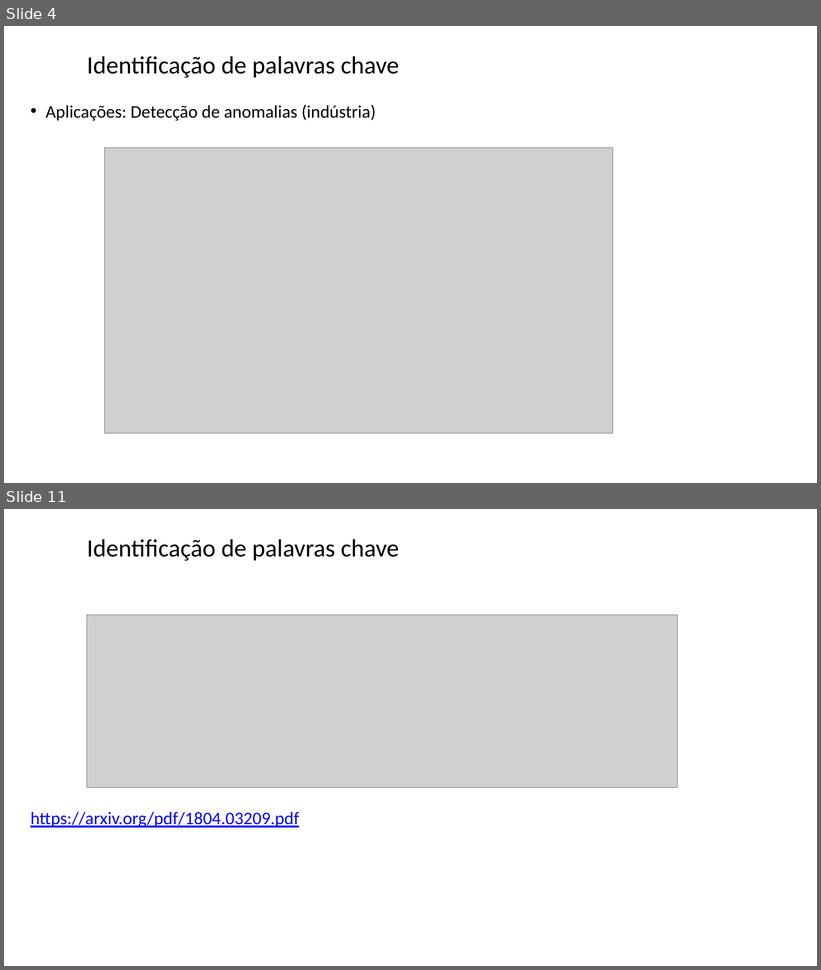
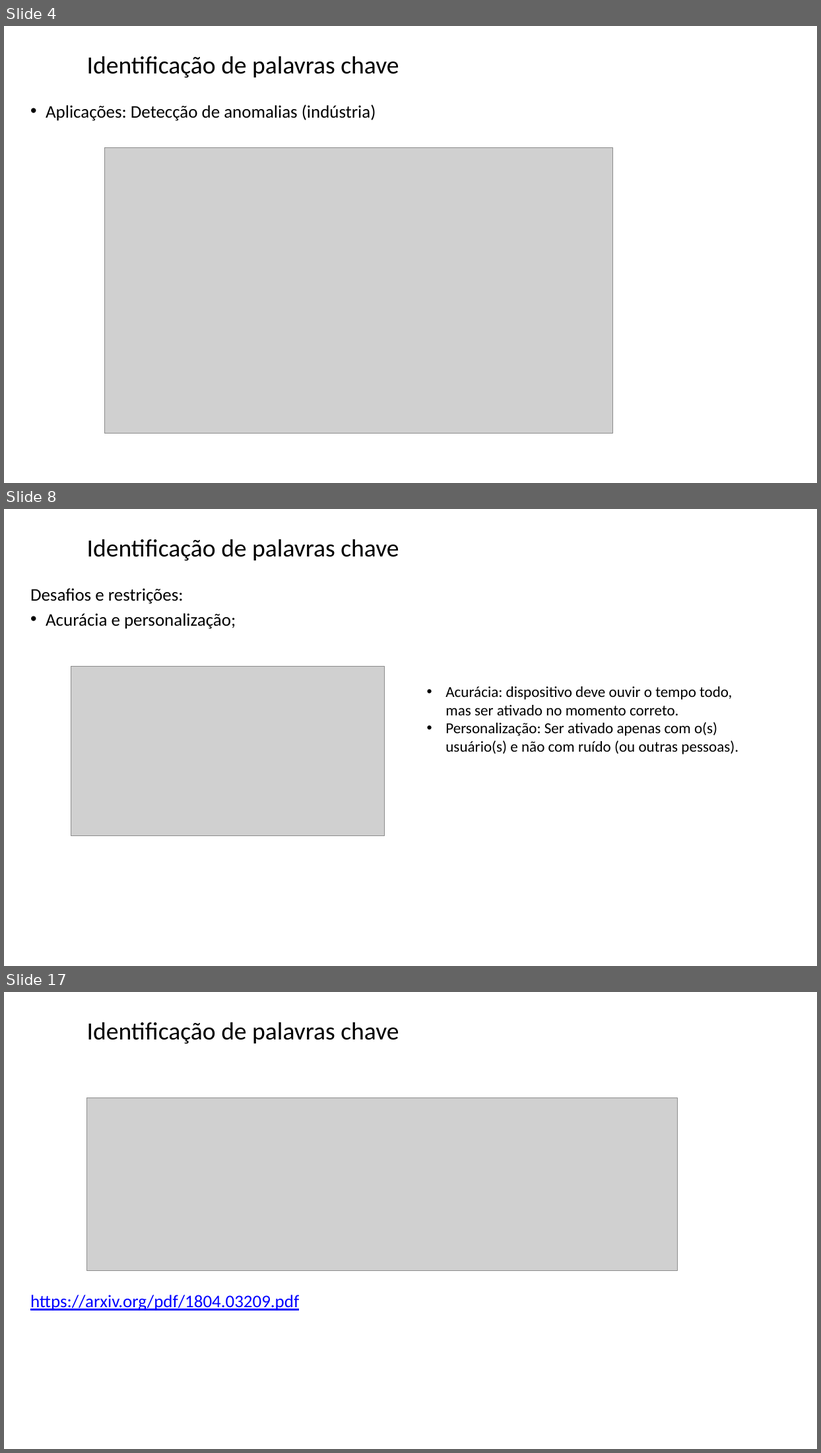
Before and after one commit to zz4fap/tp557-iot-ml, a slide deck: slides/TP557_17_identificação_palavras_chave.pptx. Shown one above the other, each under a label of ours: slides 4 and 11 before the commit, slides 4, 8 and 17 after it; the slides between them are not shown. The pictures are 821x970 and 821x1453 pixels, drawn with LibreOffice and Linux fonts; fonts in the diff are those of the drawing; grey boxes stand for pictures; background and template pictures are left out. Boxes give left, top, right and bottom in pixels: in the first picture for what was removed or moved away, otherwise in the second. Text is boxed around its words. In the diff, an @@ line names an element or a change of style, - is before the commit and + after.

```diff
--- a/slides/TP557_17_identificação_palavras_chave.pptx
+++ b/slides/TP557_17_identificação_palavras_chave.pptx
@@ slide 8 added at [4,509,817,966], background #FFFFFF @@
@@ title added at [87,539,399,561], 29.3 pt, text #000000 @@
+Identificação de palavras chave
@@ text added at [30,588,236,629], 21 pt, text #000000 @@
+Desafios e restrições:
+• Acurácia e personalização;
@@ picture added at [71,666,385,836] @@
@@ text added at [446,687,739,755], 18 pt, text #000000 @@
+• Acurácia: dispositivo deve ouvir o tempo todo, mas ser ativado no momento correto.
+• Personalização: Ser ativado apenas com o(s) usuário(s) e não com ruído (ou outras pessoas).
@@ what was slide 11 is now slide 17 @@
```
Also in this commit, not shown: 7 slides changed, 5 other slides added.
